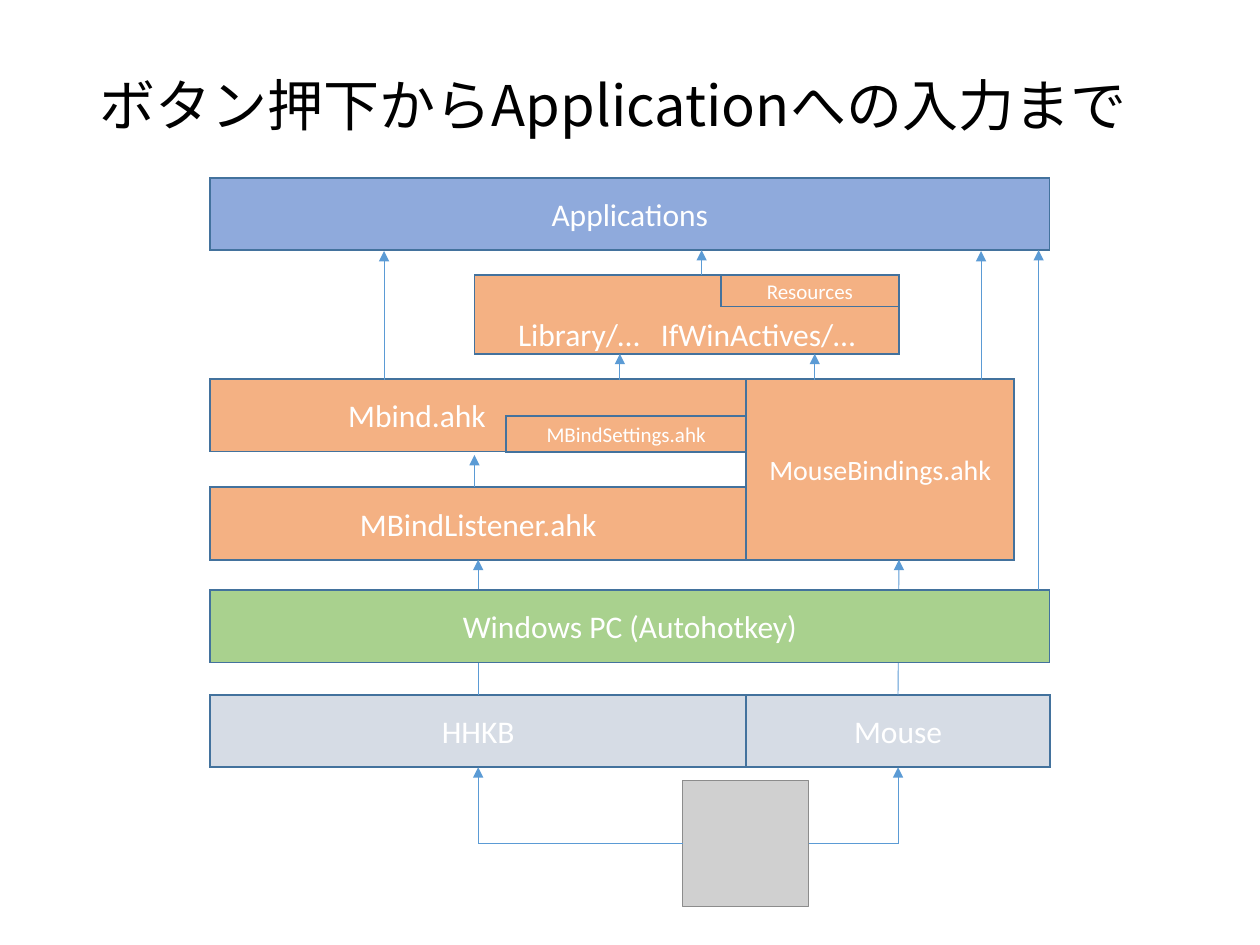
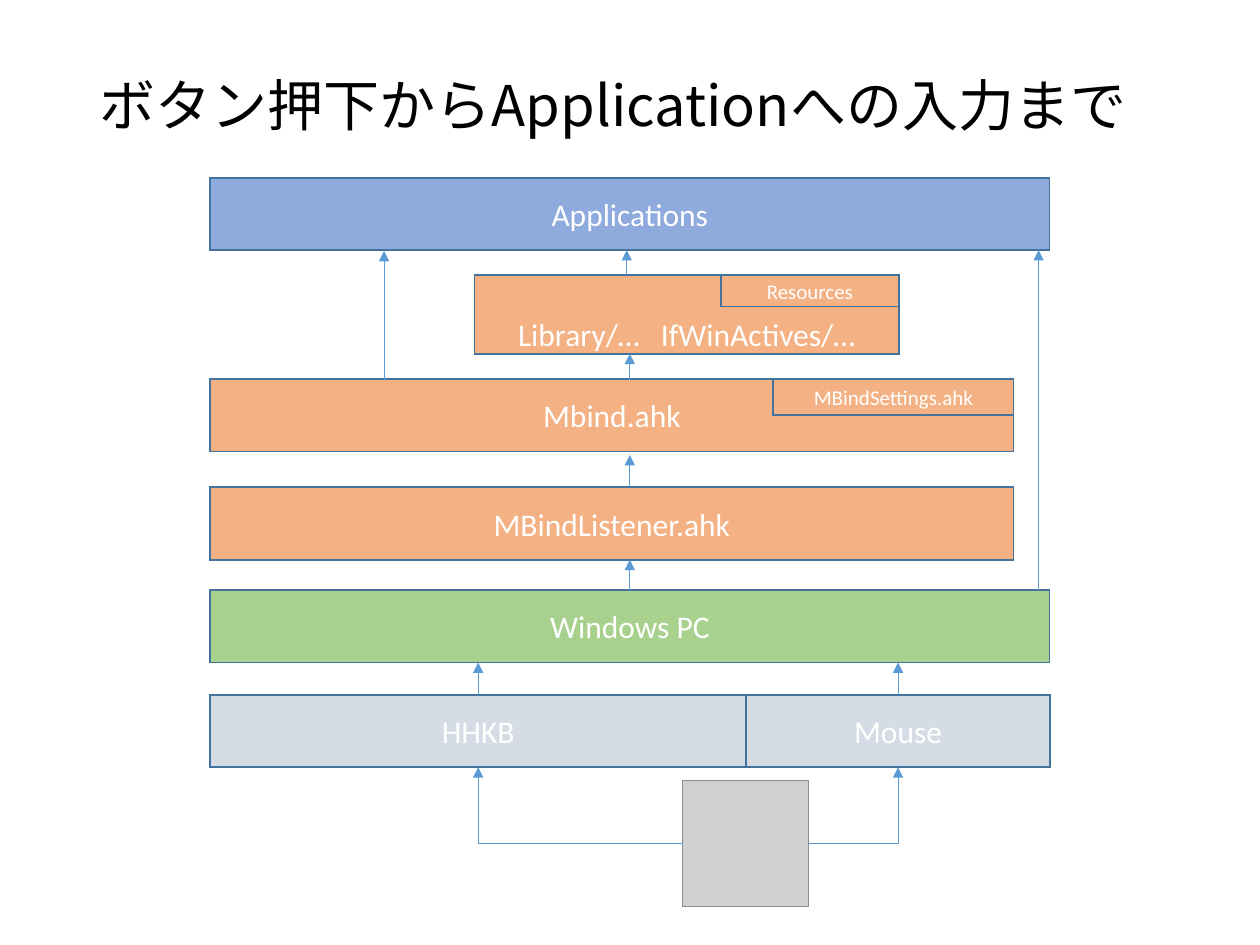
Before and after one commit to ittooo66/myAHK, a slide deck: slide 22 of MANUAL.pptx. Drawn at 1260x945 pixels with LibreOffice and Linux fonts; fonts in the diff are those of the drawing; grey boxes stand for pictures. Boxes give left, top, right and bottom in pixels: in the first picture for what was removed or moved away, otherwise in the second. Text is boxed around its words. In the diff, an @@ line names an element or a change of style, - is before the commit and + after.

```diff
--- a/MANUAL.pptx
+++ b/MANUAL.pptx
@@ arrow moved from (702, 276) - (702, 249) to (626, 276) - (626, 249) @@
@@ arrow removed from (982, 381) to (982, 251) @@
@@ arrow moved from (620, 381) - (620, 354) to (630, 381) - (630, 354) @@
@@ rectangle "Mbind.ahk": place and size @@
-rectangle "Mbind.ahk" at <box>210,379,746,451</box>
+rectangle "Mbind.ahk" at <box>210,379,1014,451</box>
@@ rectangle removed at <box>746,379,1014,559</box> @@
-MouseBindings.ahk
@@ rectangle "MBindSettings.ahk": place and size @@
-rectangle "MBindSettings.ahk" at <box>507,416,747,452</box>
+rectangle "MBindSettings.ahk" at <box>774,379,1014,416</box>
@@ text in rectangle at <box>543,405,681,427</box>: text changed @@
-Mbind.ahk _
+Mbind.ahk
@@ arrow moved from (475, 488) - (475, 455) to (630, 488) - (630, 455) @@
@@ rectangle "MBindListener.ahk": place and size @@
-rectangle "MBindListener.ahk" at <box>210,488,746,559</box>
+rectangle "MBindListener.ahk" at <box>210,488,1014,559</box>
@@ arrow moved from (815, 381) - (815, 354) to (630, 590) - (630, 559) @@
@@ text in rectangle at <box>550,616,710,638</box>: text changed @@
-Windows PC (Autohotkey)
+Windows PC
@@ arrow moved from (479, 696) - (479, 559) to (479, 696) - (479, 663) @@
@@ arrow moved from (898, 696) - (898, 559) to (898, 696) - (898, 663) @@
```
Also in this commit, not shown: 1 other slide changed.
